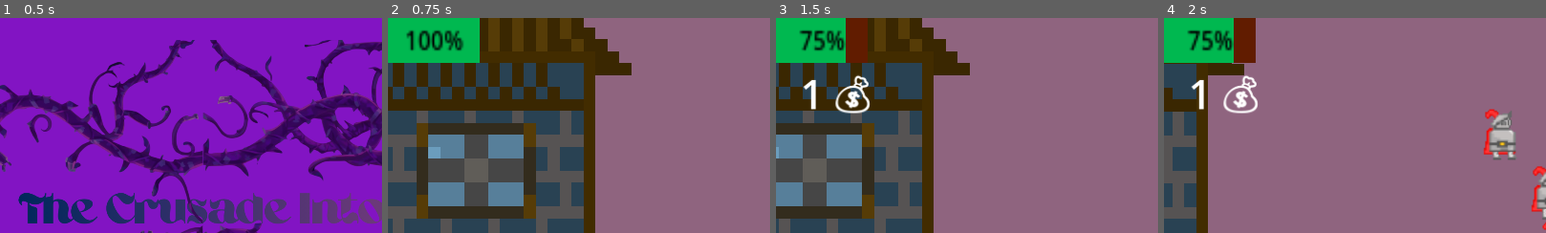
Above: before the commit, frames 1-4 (left to right).
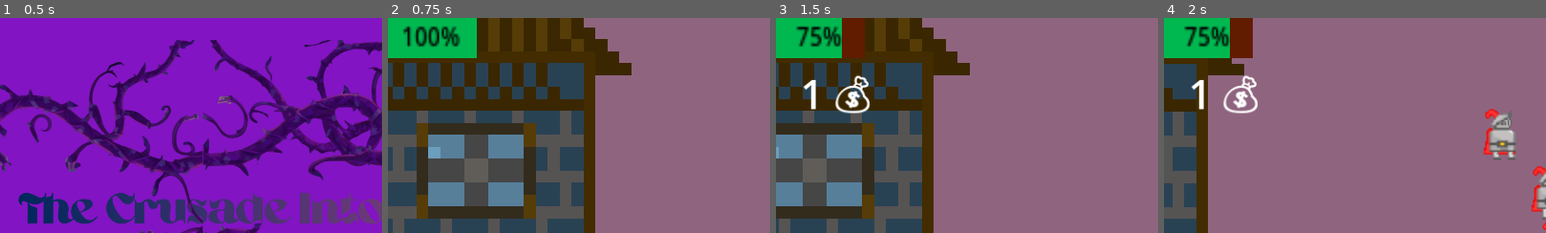
Above: after the commit, the same moments.

Repository: NotCritKai/TCITC
Game: Godot game, scene res://scenes/Main_Menu.tscn
Same seed, same stepped clock (60 frames per second), same inputs: the game is played once before the commit and once after it.
Inputs (mouse positions are % of the whole screen's width and height, from its top left):
- Up to frame 1 (0.5 s): no input
- Up to frame 2 (0.75 s): click (18, 90) at 0.5 s
- Up to frame 3 (1.5 s): move the mouse to (72, 45) at 1.27 s; hold D (move_right) from 1.28 s (still down); hold Mouse wheel up (zoom_in) from 1.28 s (still down)
- Up to frame 4 (2 s): keep holding D (move_right); keep holding Mouse wheel up (zoom_in); tap W (jump) at 1.52 s
The pictures show only the part of the screen within x 0-50%, y 0-50%; the shares and areas given below are measured in that part.

Frame 1 is identical in both runs. In frame 2, 1.9% of the frame differs, in the area x 0-24%, y 0-21%; in frame 3, 1.8%; in frame 4, 1.8%.

Commit message:
healthbar againnnnnn

Diff:
--- a/scenes/KnightPlayer.tscn
+++ b/scenes/KnightPlayer.tscn
@@ -38,10 +38,10 @@
 [node name="ProgressBar" type="ProgressBar" parent="CanvasLayer"]
 light_mask = 1023
 visibility_layer = 1023
-offset_left = 11.0
-offset_top = 15.0
-offset_right = 77.0
-offset_bottom = 42.0
+offset_left = 6.0
+offset_top = 9.0
+offset_right = 72.0
+offset_bottom = 36.0
 scale = Vector2(2.09933, 2.48802)
 pivot_offset = Vector2(10, 10)
 theme_override_colors/font_color = Color(0, 0, 0, 1)
